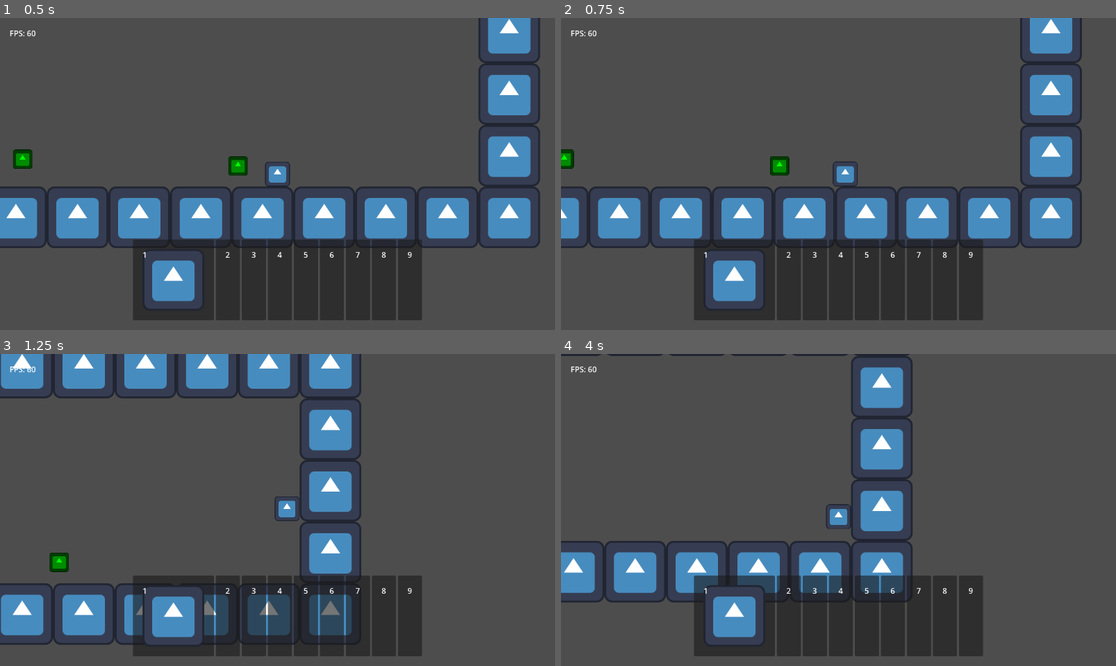
Above: before the commit, frames 1-4 (two rows, left to right).
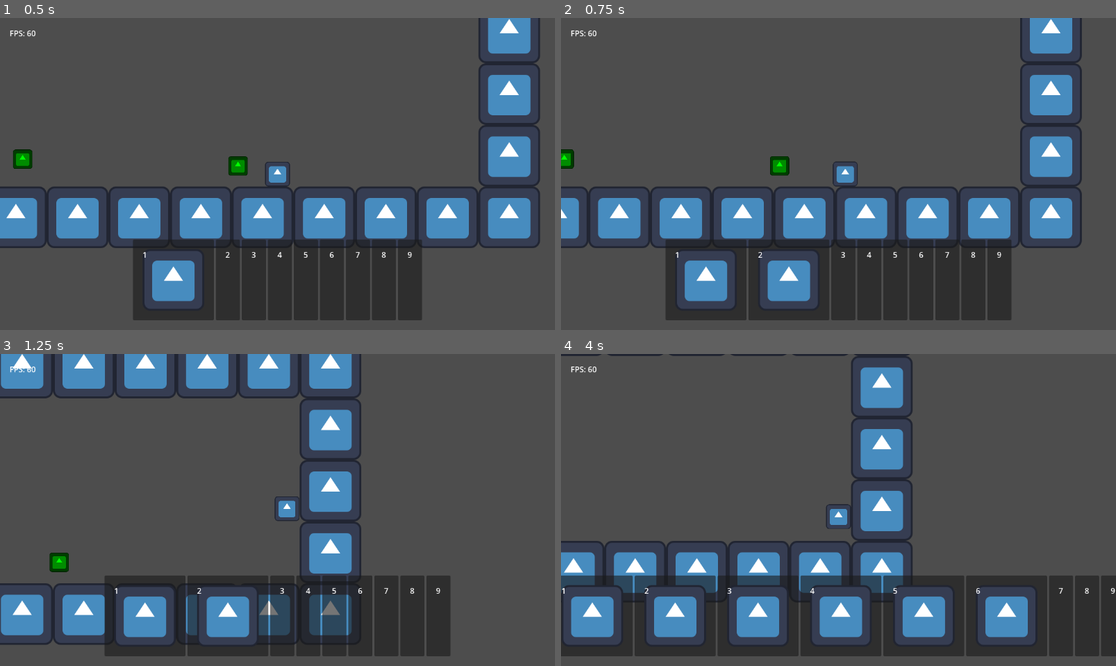
Above: after the commit, the same moments.

Repository: TheHumanMRP/RPG-Life-Tracker
Game: Godot game, scene res://Folders/Systems/Main/Scenes/main_scene.tscn
Same seed, same stepped clock (60 frames per second), same inputs: the game is played once before the commit and once after it. The engine's default icon, where the game draws it, is replaced by a stand-in: a white triangle on a blue panel in a dark square.
Inputs:
- Up to frame 1 (0.5 s): no input
- Up to frame 2 (0.75 s): hold D (move_right) from 0.53 s (still down); tap I (add_test_sword) at 0.6 s
- Up to frame 3 (1.25 s): keep holding D (move_right); tap Space (jump) at 0.77 s
- Up to frame 4 (4 s): tap I (add_test_sword) every 0.75 s from 1.35 to 3.6 s; tap Space (jump) at 1.52, 3.02, 3.77 s; release D (move_right) at 2.03 s; hold A (move_left) 2.03-2.78 s; hold D (move_right) from 2.78 s (still down)

Frame 1 is identical in both runs. In frame 2, 6.5% of the frame differs, in the area x 18-82%, y 71-97%; in frame 3, 6.0%; in frame 4, 17%, in the area x 0-100%, y 71-97%.
Error before the commit: Out of bounds get index '2' (on base: 'Array[ItemEntry]') (res://Folders/Systems/Inventory_System/Scripts/hotbar_logic.gd:64)

Commit message:
Auto commit at 2026-07-04 22:56:43

Diff:
--- a/Folders/Systems/Inventory_System/Scripts/inventory_logic.gd
+++ b/Folders/Systems/Inventory_System/Scripts/inventory_logic.gd
@@ -92,7 +92,7 @@
 	notify_inventory_changed()
 
 func check_if_item_at_index_in_inventory_exists(index: int) -> bool:
-	if index < 0 or index > inventory_items.size():
+	if index < 0 or index >= inventory_items.size():
 		return false
 
 	return true
